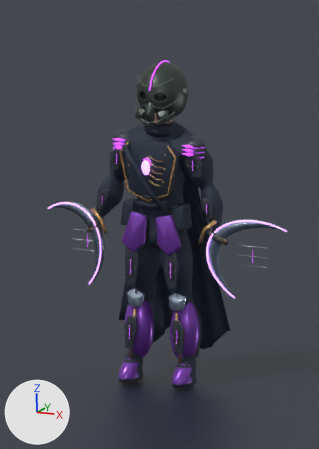
Before and after pictures for a commit that changed the Blender file ArtSource/Heroes/Veyr.blend.
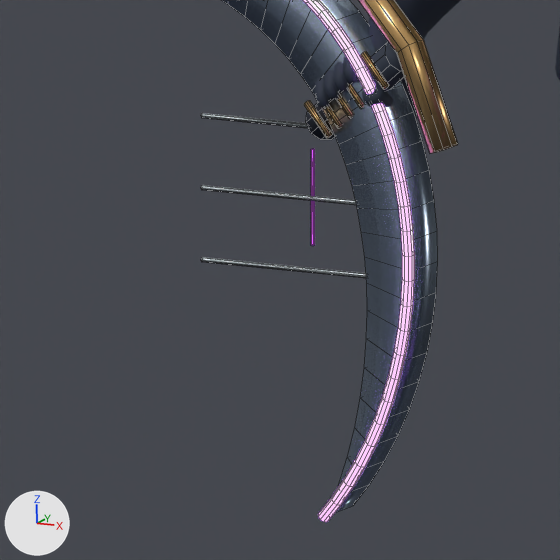
The first picture shows the older version from the file's camera 'Portrait'. The close-ups show the older and then the newer version on the part from 14% to 38% of the width and 48% to 65% of the height of that picture. Only the edits that show in the close-ups are written down. The lights are fixed; the arrows at lower left show +X, +Y and +Z. The close-ups show mesh edges as thin lines.

In view in the first close-up: 'DF_Anatomy', 'DF_WeaponL', 'Plane'.
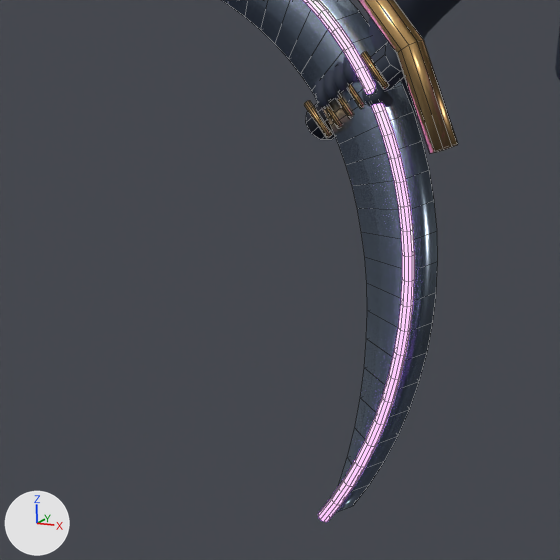
Where the change shows, as pixel boxes (x1, y1, x2, y2) in the close-ups (560 x 560 px):
'DF_WeaponL', reshaped
    before: (201, 0, 458, 522)
    after: (222, 0, 458, 522)
part 1 of me_df_weaponl, deleted
    before: (201, 257, 366, 278)
part 2 of me_df_weaponl, deleted
    before: (311, 149, 315, 246)
part 3 of me_df_weaponl, deleted
    before: (201, 185, 356, 205)
part 4 of me_df_weaponl, deleted
    before: (201, 113, 308, 128)

What the commit changed:
me_df_weaponl is used by ob_df_weaponl; location (0.0, 0.0, 0.0).
me_df_weaponl had 760 vertices, 718 faces and spanned x -0.761..-0.289, y -0.137..0.121, z 0.546..1.031.
me_df_weaponl now has 748 vertices, 698 faces and spans x -0.761..-0.289, y -0.137..0.112, z 0.546..1.031.
me_df_weaponl part 1: the loose piece of 12 vertices spanning x -0.62..-0.431, y 0.114..0.118, z 0.719..0.722 is deleted.
me_df_weaponl part 2: the loose piece of 12 vertices spanning x -0.526..-0.524, y 0.118..0.121, z 0.74..0.818 is deleted.
me_df_weaponl part 3: the loose piece of 12 vertices spanning x -0.62..-0.431, y 0.114..0.118, z 0.777..0.781 is deleted.
me_df_weaponl part 4: the loose piece of 12 vertices spanning x -0.62..-0.431, y 0.114..0.118, z 0.835..0.839 is deleted.
Other edits to the shape of me_df_weaponl do not show in these pictures.
